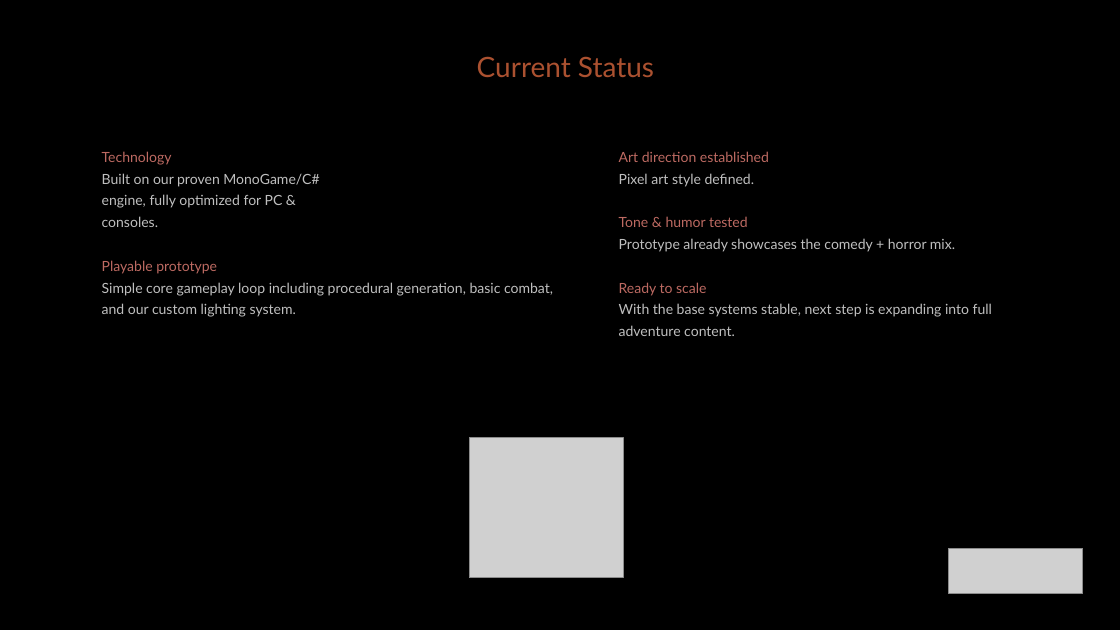
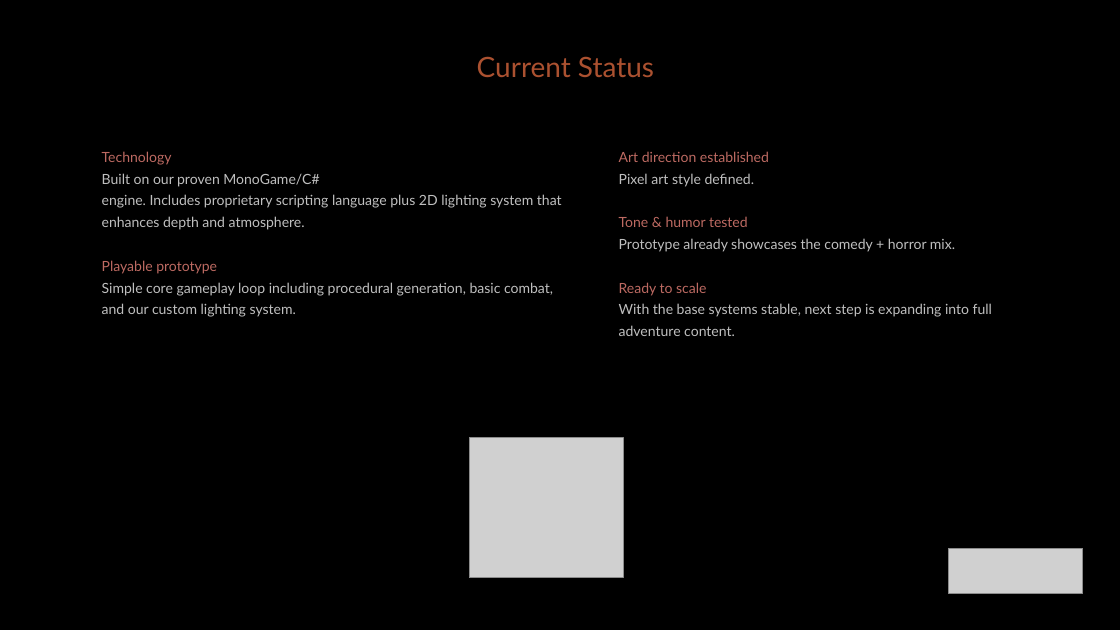
Before and after one commit to diegohcanepa/Remizione, a slide deck: slide 11 of Pitch Deck.pptx. Drawn at 1120x630 pixels with LibreOffice and Linux fonts; fonts in the diff are those of the drawing; grey boxes stand for pictures; background and template pictures are left out. Boxes give left, top, right and bottom in pixels: in the first picture for what was removed or moved away, otherwise in the second. Text is boxed around its words. In the diff, an @@ line names an element or a change of style, - is before the commit and + after.

```diff
--- a/Pitch Deck.pptx
+++ b/Pitch Deck.pptx
@@ text at box(102, 194, 562, 230): text changed @@
-engine, fully optimized for PC &
-consoles.
+engine. Includes proprietary scripting language plus 2D lighting system that enhances depth and atmosphere.
```
Also in this commit, not shown: 4 other slides changed, 11 other files.
